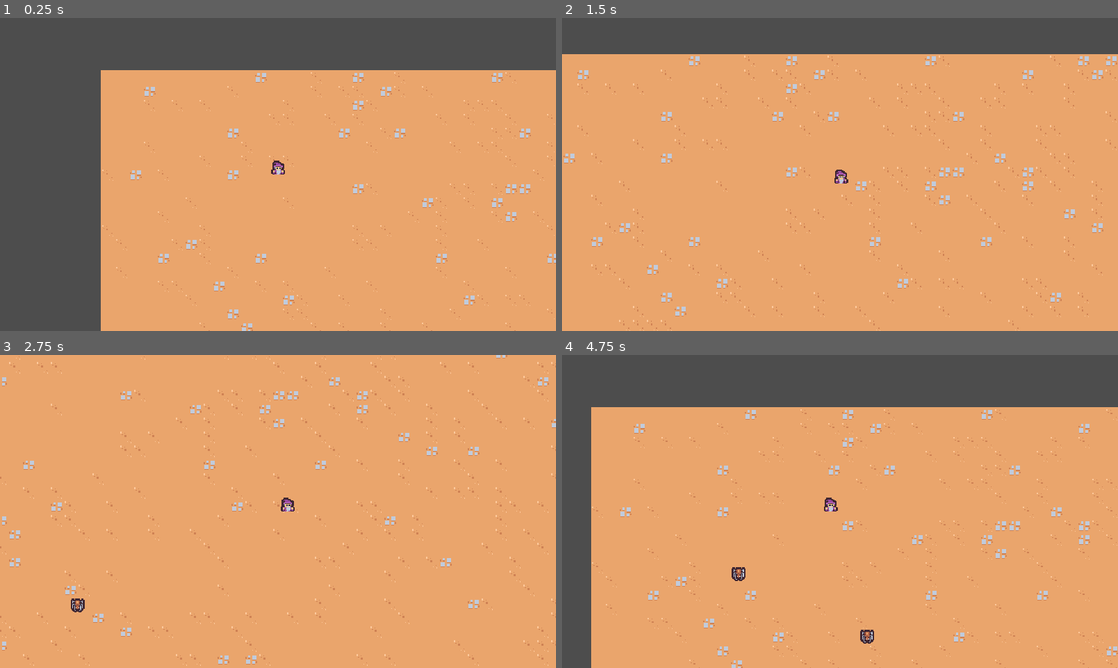
Above: before the commit, frames 1-4 (two rows, left to right).
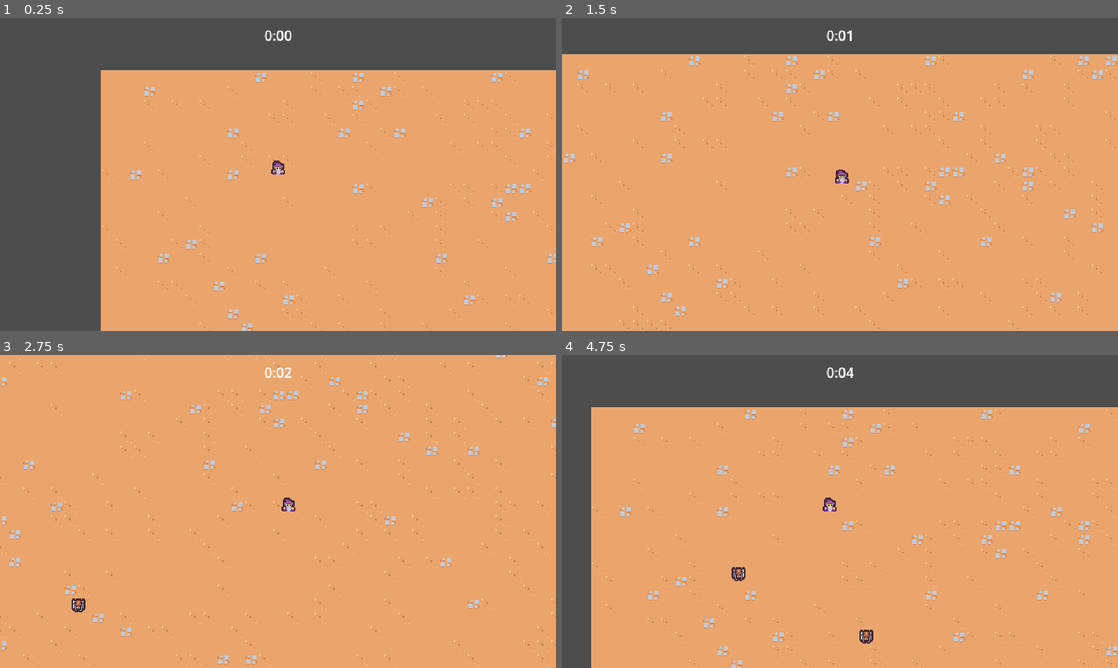
Above: after the commit, the same moments.

Repository: one19/asset-flib
Game: Godot game, scene res://scenes/main/main.tscn
Two runs of this game, one before a commit and one after it. Both use one fixed random seed, a clock stepped at 60 frames per second and the inputs below.
Inputs:
- Up to frame 1 (0.25 s): no input
- Up to frame 2 (1.5 s): tap Enter at 0.5 s; hold D (our-move-right) 0.53-1.28 s; hold S (our-move-down) from 1.28 s (still down)
- Up to frame 3 (2.75 s): release S (our-move-down) at 2.03 s; hold D (our-move-right) from 2.03 s (still down)
- Up to frame 4 (4.75 s): release D (our-move-right) at 2.78 s; hold W (our-move-up) 2.78-3.53 s; hold A (our-move-left) from 3.53 s (still down)

The runs differ from the first frame. In frame 1, less than 0.1% of the frame differs, in the area x 47-53%, y 4-8%; in frame 2, 0.1%; in frame 3, 0.2%; in frame 4, 0.2%, in the area x 46-57%, y 4-93%.

Commit message:
:sparkles: add timer ui!

Diff:
--- a/project.godot
+++ b/project.godot
@@ -59,5 +59,4 @@
 
 [rendering]
 
-2d/snap/snap_2d_transforms_to_pixel=true
 textures/canvas_textures/default_texture_filter=0
--- a/scenes/main/main.tscn
+++ b/scenes/main/main.tscn
@@ -1,11 +1,18 @@
-[gd_scene load_steps=5 format=3 uid="uid://bit71jl6srssr"]
+[gd_scene load_steps=7 format=3 uid="uid://bit71jl6srssr"]
 
 [ext_resource type="PackedScene" uid="uid://dm3llyfby5eke" path="res://scenes/gameCamera/game_camera.tscn" id="1_dcrok"]
 [ext_resource type="PackedScene" uid="uid://brfspx5gt5bv7" path="res://scenes/player/player.tscn" id="1_dnpd2"]
 [ext_resource type="TileSet" uid="uid://xdnwxw0i3xmw" path="res://resources/tileset.tres" id="1_fmews"]
+[ext_resource type="PackedScene" uid="uid://cl3vu58sewc0w" path="res://scenes/ui/arena_time_ui.tscn" id="1_rhtmm"]
 [ext_resource type="PackedScene" uid="uid://cgkpm06ddsht1" path="res://scenes/enemies/enemy_manager.tscn" id="1_tas1d"]
+[ext_resource type="PackedScene" uid="uid://bhimx1rb15e3k" path="res://scenes/ui/arena_time_manager.tscn" id="2_o45sk"]
 
 [node name="main" type="Node"]
+
+[node name="ArenaTimeUI" parent="." node_paths=PackedStringArray("arenaTimeManager") instance=ExtResource("1_rhtmm")]
+arenaTimeManager = NodePath("../ArenaTimeManager")
+
+[node name="ArenaTimeManager" parent="." instance=ExtResource("2_o45sk")]
 
 [node name="EnemyManager" parent="." instance=ExtResource("1_tas1d")]
 
--- /dev/null
+++ b/scenes/ui/arena_time_manager.gd
@@ -0,0 +1,8 @@
+extends Node
+
+# no longer do we need to do a lookup in the function call
+# it's bound to a var
+@onready var timer = $Timer
+
+func getTimeElapsed():
+	return timer.wait_time - timer.time_left
--- /dev/null
+++ b/scenes/ui/arena_time_manager.tscn
@@ -0,0 +1,11 @@
+[gd_scene load_steps=2 format=3 uid="uid://bhimx1rb15e3k"]
+
+[ext_resource type="Script" path="res://scenes/ui/arena_time_manager.gd" id="1_nwg0k"]
+
+[node name="ArenaTimeManager" type="Node"]
+script = ExtResource("1_nwg0k")
+
+[node name="Timer" type="Timer" parent="."]
+wait_time = 60.0
+one_shot = true
+autostart = true
--- /dev/null
+++ b/scenes/ui/arena_time_ui.gd
@@ -0,0 +1,19 @@
+extends CanvasLayer
+
+@export var arenaTimeManager: Node
+# the long form of accessing this thing
+#@onready var label = $MarginContainer/Label
+
+# the brittle named way of accessing this thing
+@onready var label = $%Label
+
+func _process(_delta):
+	var timeElapsed = arenaTimeManager.getTimeElapsed()
+#	label.text = str(floor(timeElapsed))
+	label.text = formatSeconds(timeElapsed)
+
+func formatSeconds(seconds: float):
+	var minutes = floor(seconds/60)
+	var remainingSeconds = seconds - minutes * 60
+#	return str(minutes) + ":" + str(floor(remainingSeconds))
+	return str(minutes) + ":" + ("%02d" % floor(remainingSeconds))
--- /dev/null
+++ b/scenes/ui/arena_time_ui.tscn
@@ -0,0 +1,25 @@
+[gd_scene load_steps=2 format=3 uid="uid://cl3vu58sewc0w"]
+
+[ext_resource type="Script" path="res://scenes/ui/arena_time_ui.gd" id="1_luoi8"]
+
+[node name="ArenaTimeUI" type="CanvasLayer" node_paths=PackedStringArray("arenaTimeManager")]
+script = ExtResource("1_luoi8")
+arenaTimeManager = NodePath("MarginContainer/Label")
+
+[node name="MarginContainer" type="MarginContainer" parent="."]
+anchors_preset = 15
+anchor_right = 1.0
+anchor_bottom = 1.0
+grow_horizontal = 2
+grow_vertical = 2
+mouse_filter = 2
+theme_override_constants/margin_left = 16
+theme_override_constants/margin_top = 8
+theme_override_constants/margin_right = 16
+
+[node name="Label" type="Label" parent="MarginContainer"]
+unique_name_in_owner = true
+layout_mode = 2
+size_flags_horizontal = 4
+size_flags_vertical = 0
+text = "test"
